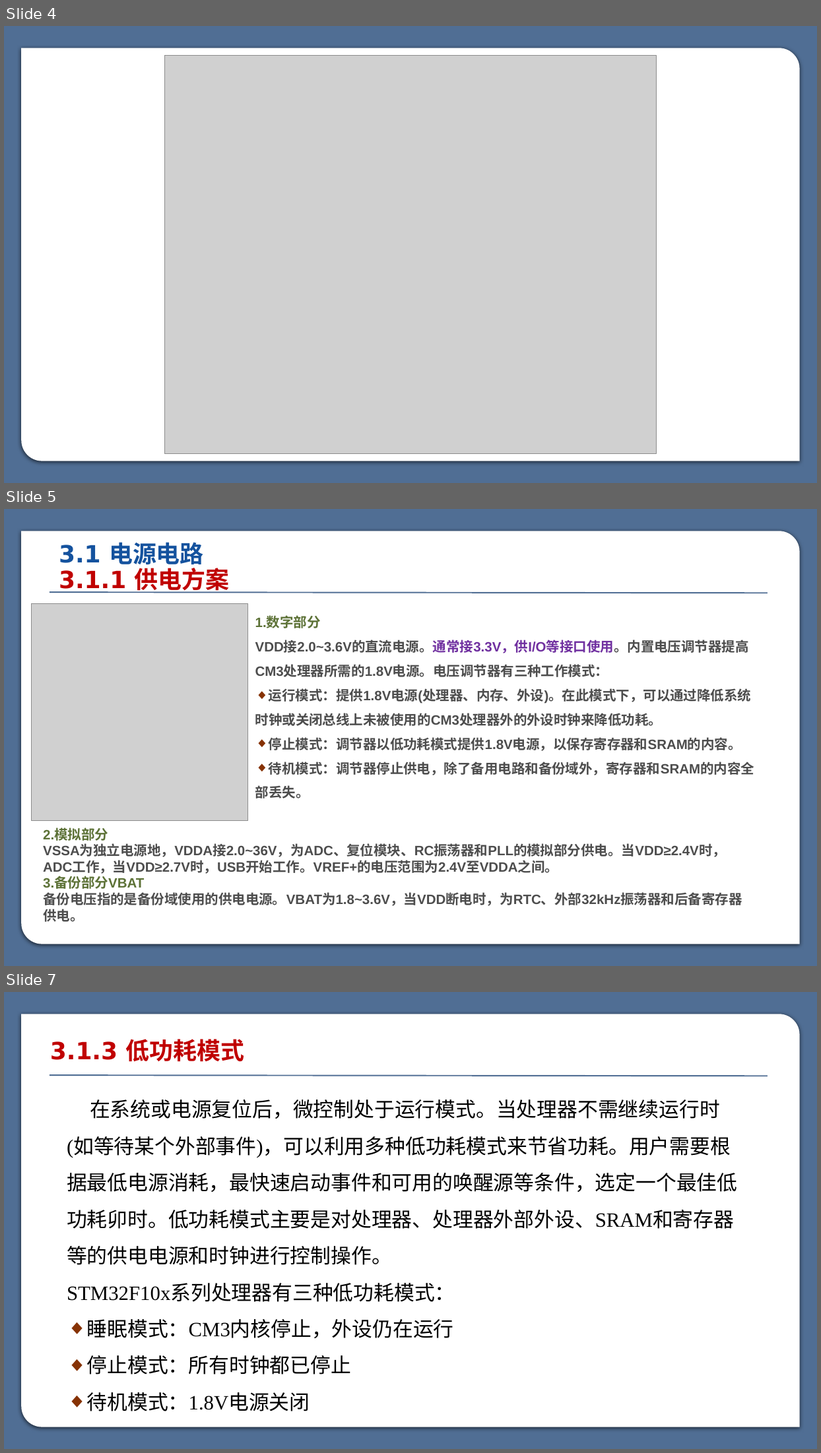
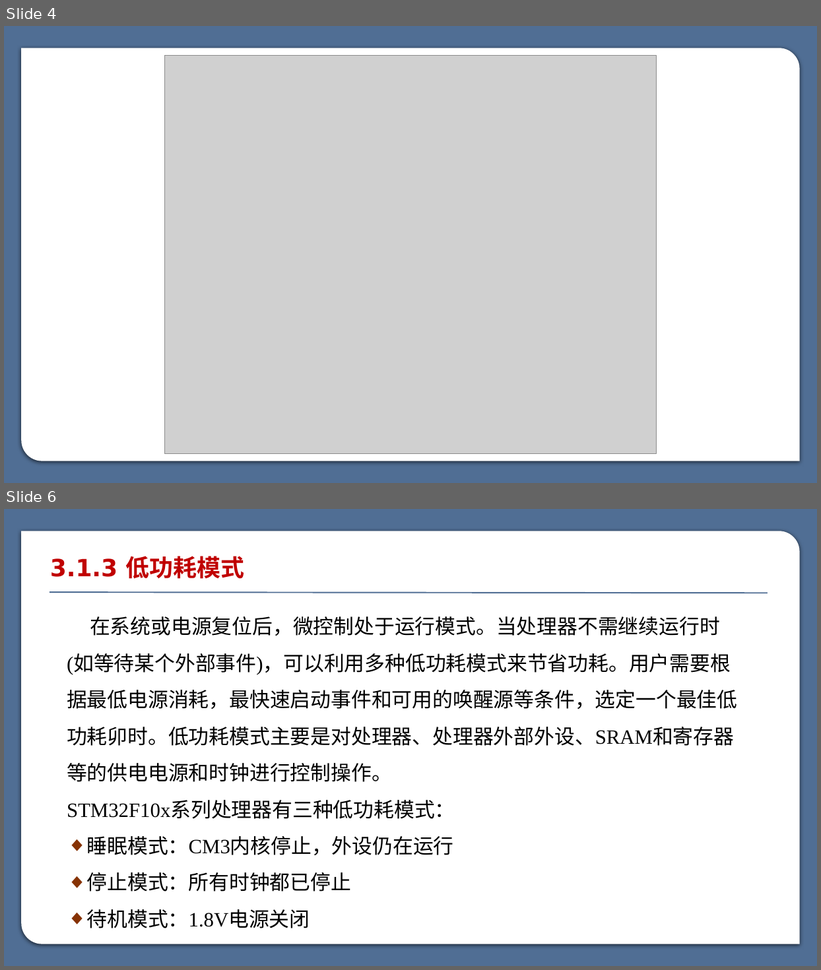
Before and after one commit to myp-super/SXU-CK-Learning-materials, a slide deck: 嵌入式学习资料/STM32/大三下课堂课件/第三章 STM32最小系统.pptx. Shown one above the other, each under a label of ours: slides 4, 5 and 7 before the commit, slides 4 and 6 after it; the slides between them are not shown. The pictures are 821x1453 and 821x970 pixels, drawn with LibreOffice and Linux fonts; fonts in the diff are those of the drawing; grey boxes stand for pictures. Boxes give left, top, right and bottom in pixels: in the first picture for what was removed or moved away, otherwise in the second. Text is boxed around its words. In the diff, an @@ line names an element or a change of style, - is before the commit and + after.

```diff
--- a/嵌入式学习资料/STM32/大三下课堂课件/第三章 STM32最小系统.pptx
+++ b/嵌入式学习资料/STM32/大三下课堂课件/第三章 STM32最小系统.pptx
@@ slide 5 removed at (4,509,817,966), background #506E94; not listed: 1 template element that a slide beside it also shows @@
@@ text removed at (59,542,230,593) @@
-3.1 电源电路
-3.1.1 供电方案
@@ picture removed at (32,603,248,821) @@
@@ line removed from (49, 593) to (768, 593) @@
@@ text removed at (255,617,754,799) @@
-1.数字部分
-VDD接2.0~3.6V的直流电源。通常接3.3V，供I/O等接口使用。内置电压调节器提高CM3处理器所需的1.8V电源。电压调节器有三种工作模式：
-◆ 运行模式：提供1.8V电源(处理器、内存、外设)。在此模式下，可以通过降低系统时钟或关闭总线上未被使用的CM3处理器外的外设时钟来降低功耗。
-◆ 停止模式：调节器以低功耗模式提供1.8V电源，以保存寄存器和SRAM的内容。
-◆ 待机模式：调节器停止供电，除了备用电路和备份域外，寄存器和SRAM的内容全部丢失。
@@ text removed at (43,829,743,922) @@
-2.模拟部分
-VSSA为独立电源地，VDDA接2.0~36V，为ADC、复位模块、RC振荡器和PLL的模拟部分供电。当VDD≥2.4V时，ADC工作，当VDD≥2.7V时，USB开始工作。VREF+的电压范围为2.4V至VDDA之间。
-3.备份部分VBAT
-备份电压指的是备份域使用的供电电源。VBAT为1.8~3.6V，当VDD断电时，为RTC、外部32kHz振荡器和后备寄存器供电。
@@ what was slide 7 is now slide 6 @@
```
Also in this commit, not shown: 1 slide changed, 2 other files.
